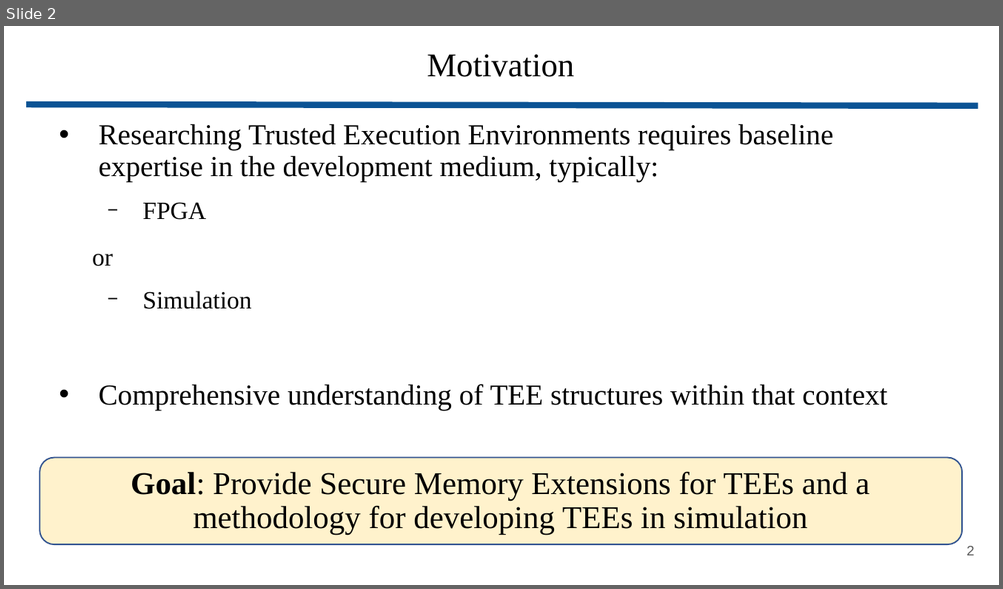
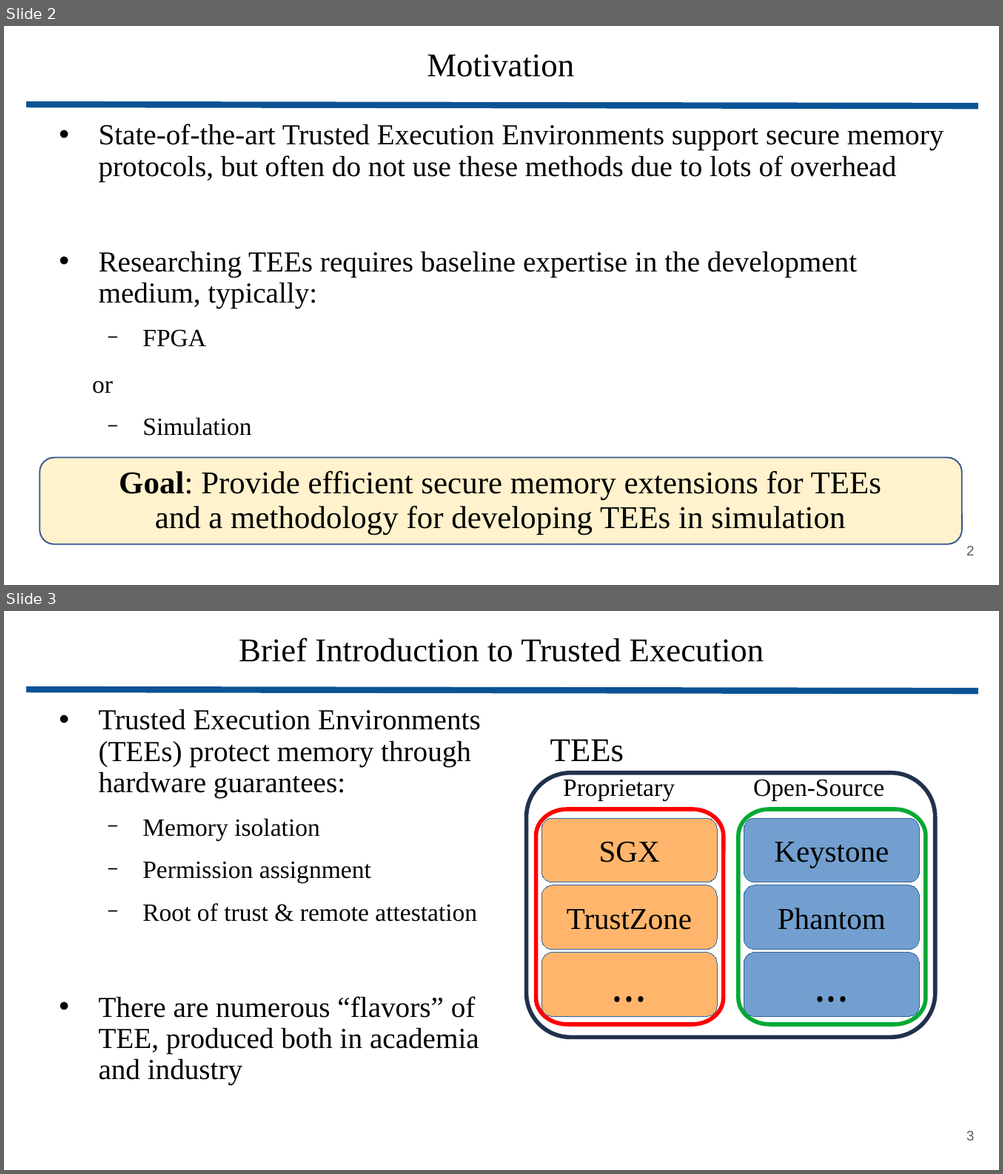
Before and after one commit to wbuz24/grad-research, a slide deck: presentations/IEEE_CIR.pptx. Shown one above the other, each under a label of ours: slide 2 before the commit, slides 2 and 3 after it. The pictures are 1003x589 and 1003x1174 pixels, drawn with LibreOffice and Linux fonts; fonts in the diff are those of the drawing; background and template pictures are left out. Boxes give left, top, right and bottom in pixels: in the first picture for what was removed or moved away, otherwise in the second. Text is boxed around its words. In the diff, an @@ line names an element or a change of style, - is before the commit and + after.

```diff
--- a/presentations/IEEE_CIR.pptx
+++ b/presentations/IEEE_CIR.pptx
@@ slide 3 added at [4,611,999,1170], background #FFFFFF @@
@@ title added at [239,638,764,662], 24 pt, text #000000 @@
+Brief Introduction to Trusted Execution
@@ line added from (26, 689) to (978, 691), #0B5394 4.51 pt @@
@@ text added at [99,709,481,1085], 21 pt, text #000000 @@
+• Trusted Execution Environments (TEEs) protect memory through hardware guarantees:
+  − Memory isolation
+  − Permission assignment
+  − Root of trust & remote attestation
+• There are numerous “flavors” of TEE, produced both in academia and industry
@@ text added at [550,739,623,762], 24 pt, text #000000 @@
+TEEs
@@ rounded rectangle added at [526,773,935,1038], outline #21314D 3 pt @@
@@ text added at [563,780,674,800], 18 pt, text #000000 @@
+Proprietary
@@ text added at [753,779,884,800], 18 pt, text #000000 @@
+Open-Source
@@ freeform shape added at [536,809,723,1024], outline #FF0000 3 pt @@
@@ freeform shape added at [738,809,925,1024], outline #00A933 3 pt @@
@@ rounded rectangle added at [541,818,716,883], fill #FFB66C, outline #3465A4 0 pt, 22 pt, text #000000 @@
+SGX
@@ rounded rectangle added at [744,818,919,883], fill #729FCF, outline #3465A4 0 pt, 22 pt, text #000000 @@
+Keystone
@@ rounded rectangle added at [541,886,716,950], fill #FFB66C, outline #3465A4 0 pt, 22 pt, text #000000 @@
+TrustZone
@@ rounded rectangle added at [744,886,919,950], fill #729FCF, outline #3465A4 0 pt, 22 pt, text #000000 @@
+Phantom
@@ rounded rectangle added at [541,953,716,1017], fill #FFB66C, outline #3465A4 0 pt, 32 pt, text #000000 @@
+...
@@ rounded rectangle added at [744,953,919,1017], fill #729FCF, outline #3465A4 0 pt, 32 pt, text #000000 @@
+...
@@ page number added at [966,1131,973,1141], 10 pt, text #595959 @@
+3
@@ slide 2 changed as well @@
@@ text at [99,124,944,309]: text changed @@
-• Researching Trusted Execution Environments requires baseline expertise in the development medium, typically:
+• State-of-the-art Trusted Execution Environments support secure memory protocols, but often do not use these methods due to lots of overhead
+• Researching TEEs requires baseline expertise in the development medium, typically:
@@ text at [99,384,887,410]: paragraph removed @@
-• Comprehensive understanding of TEE structures within that context
@@ text at [119,471,881,535]: text changed @@
-Goal: Provide Secure Memory Extensions for TEEs and a methodology for developing TEEs in simulation
+Goal: Provide efficient secure memory extensions for TEEs and a methodology for developing TEEs in simulation
```
Also in this commit, not shown: 4 other slides changed, 10 other slides added, 4 slides removed.
